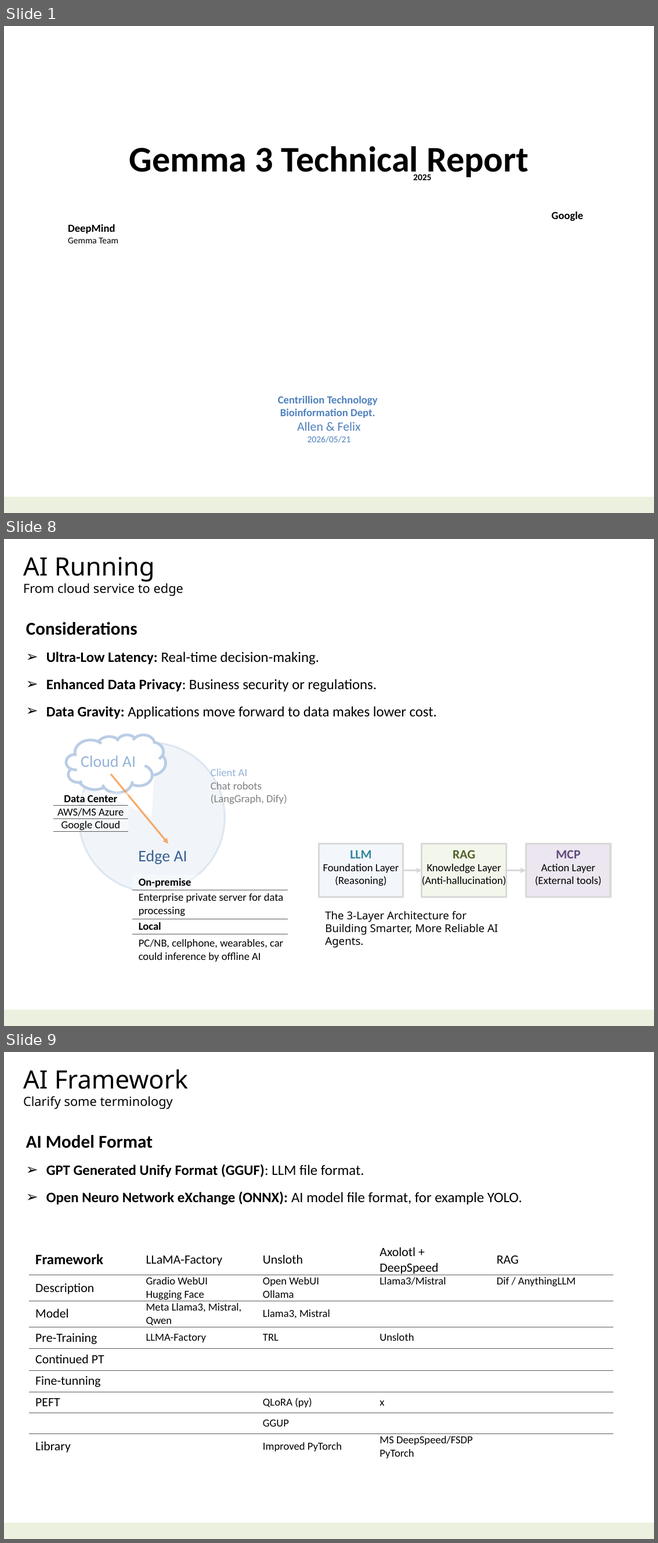
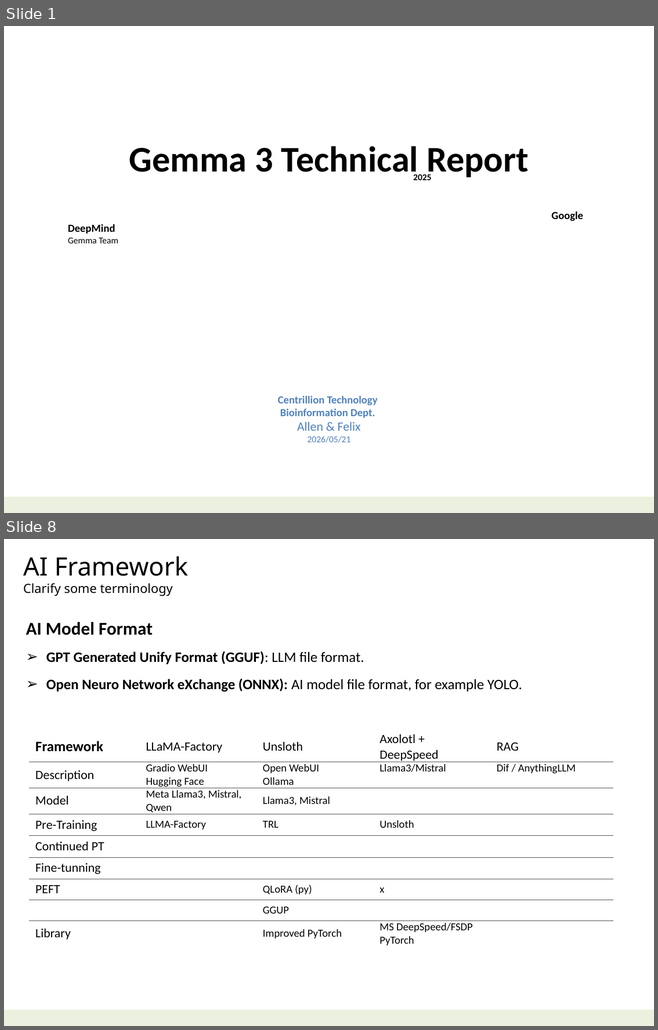
Before and after one commit to navibator/crazy-ai, a slide deck: ai-gemma.pptx. Shown one above the other, each under a label of ours: slides 1, 8 and 9 before the commit, slides 1 and 8 after it; the slides between them are not shown. The pictures are 658x1543 and 658x1030 pixels, drawn with LibreOffice and Linux fonts; fonts in the diff are those of the drawing. Boxes give left, top, right and bottom in pixels: in the first picture for what was removed or moved away, otherwise in the second. Text is boxed around its words. In the diff, an @@ line names an element or a change of style, - is before the commit and + after.

```diff
--- a/ai-gemma.pptx
+++ b/ai-gemma.pptx
@@ slide 8 removed at bbox=[4, 539, 654, 1026], background #FFFFFF; not listed: 1 template element that a slide beside it also shows @@
@@ text removed at bbox=[23, 557, 183, 596] @@
-AI Running
-From cloud service to edge
@@ text removed at bbox=[26, 622, 437, 719] @@
-Considerations
-➢ Ultra-Low Latency: Real-time decision-making.
-➢ Enhanced Data Privacy: Business security or regulations.
-➢ Data Gravity: Applications move forward to data makes lower cost.
@@ cloud removed at bbox=[67, 734, 166, 793] @@
@@ arc (boxed as its full ellipse) removed at bbox=[79, 743, 225, 892] @@
@@ text removed at bbox=[81, 755, 136, 767] @@
-Cloud AI
@@ arrow removed from (111, 774) to (168, 843) @@
@@ text removed at bbox=[210, 769, 287, 804] @@
-Client AI
-Chat robots
-(LangGraph, Dify)
@@ table removed at bbox=[53, 792, 129, 834], 3 rows, 1 columns @@
-Data Center
-AWS/MS Azure
-Google Cloud
@@ text removed at bbox=[138, 850, 187, 864] @@
-Edge AI
@@ table removed at bbox=[132, 875, 288, 966], 4 rows, 1 columns @@
-On-premise
-Enterprise private server for data processing
-Local
-PC/NB, cellphone, wearables, car could inference by offline AI
@@ group removed at bbox=[318, 843, 610, 948]: 3 rectangles, 2 arrows, 1 text @@
-LLM
-Foundation Layer
-(Reasoning)
-RAG
-Knowledge Layer
-(Anti-hallucination)
-MCP
-Action Layer
-(External tools)
-The 3-Layer Architecture for
-Building Smarter, More Reliable AI Agents.
@@ what was slide 9 is now slide 8 @@
```
Also in this commit, not shown: 5 slides changed, 2 slides added, 2 other slides removed, 1 other file.
